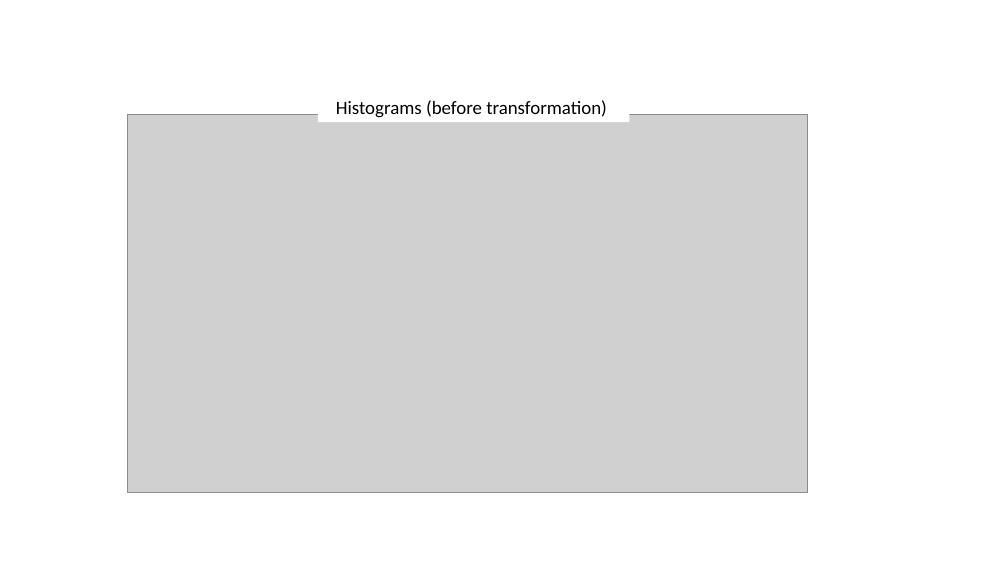
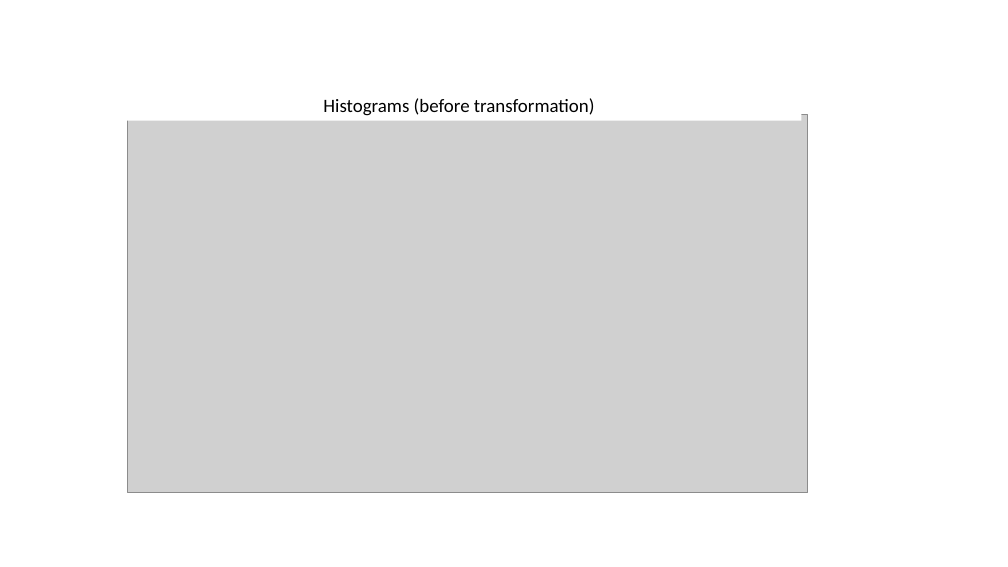
Before and after one commit to EnriqueSPR/house_renting_madrid, a slide deck: slide 2 of pictures/New Microsoft PowerPoint Presentation.pptx. Drawn at 1008x567 pixels with LibreOffice and Linux fonts; fonts in the diff are those of the drawing; grey boxes stand for pictures. Boxes give left, top, right and bottom in pixels: in the first picture for what was removed or moved away, otherwise in the second. Text is boxed around its words. In the diff, an @@ line names an element or a change of style, - is before the commit and + after.

```diff
--- a/pictures/New Microsoft PowerPoint Presentation.pptx
+++ b/pictures/New Microsoft PowerPoint Presentation.pptx
@@ rectangle "Histograms (before transformation)": place and size @@
-rectangle "Histograms (before transformation)" at (318, 91, 629, 122)
+rectangle "Histograms (before transformation)" at (121, 90, 802, 120)
```
Also in this commit, not shown: 1 other slide changed, 2 other files.
